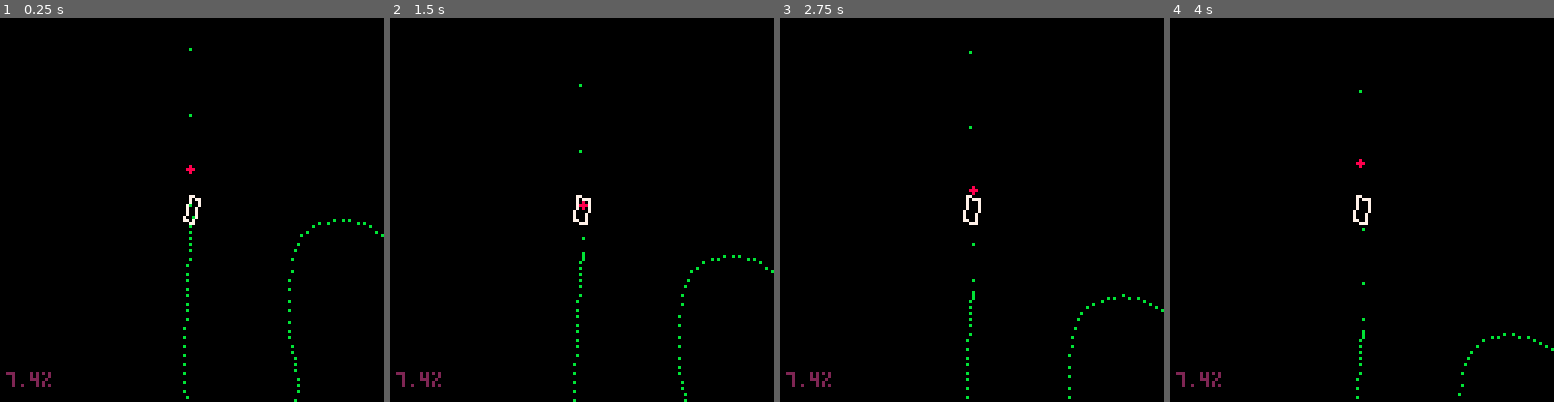
Above: before the commit, frames 1-4 (left to right).
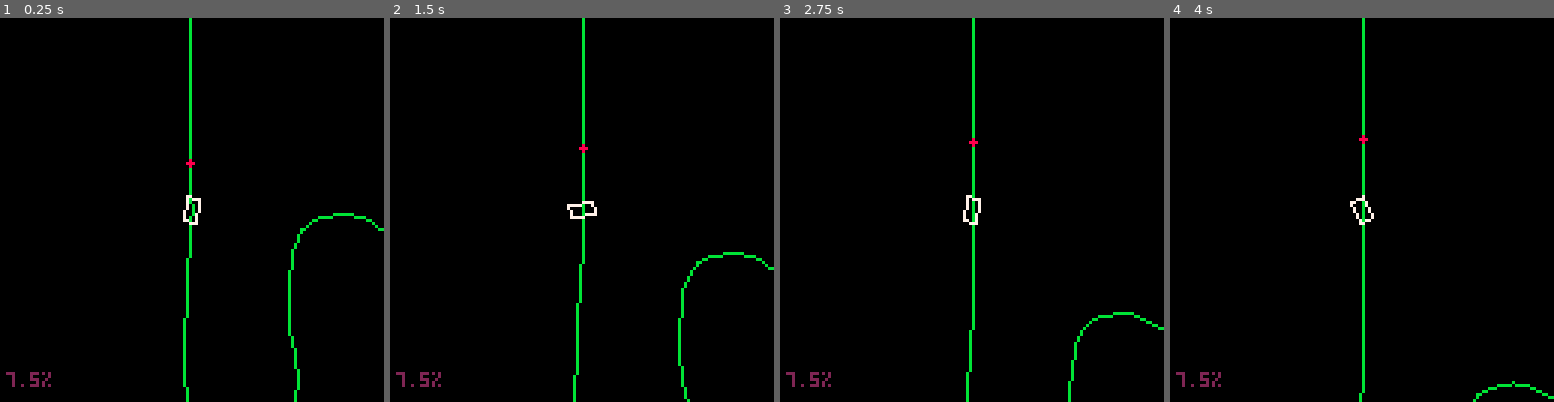
Above: after the commit, the same moments.

Repository: freds72/virtua-on
Game: PICO-8 cartridge carts/physics.p8
Two runs of this game, one before a commit and one after it. Both use one fixed random seed, a clock stepped at 60 frames per second and the inputs below.
Inputs:
- Up to frame 1 (0.25 s): no input
- Up to frame 2 (1.5 s): no input
- Up to frame 3 (2.75 s): hold Right 1.6-2.1 s; hold Up 2.15-2.42 s; hold Right from 2.47 s (still down)
- Up to frame 4 (4 s): release Right at 3.03 s; hold Left 3.08-3.58 s

The runs differ from the first frame. In frame 1, 1.4% of the frame differs, in the area x 7-100%, y 0-100%; in frame 2, 1.4%; in frame 3, 1.2%; in frame 4, 1.3%.

Commit message:
simplified npc physic (almost stable)

Diff:
--- a/carts/physics.p8
+++ b/carts/physics.p8
@@ -316,6 +316,12 @@
 	v[2]*=scale
 	v[3]*=scale
 end
+function v_clamp(v,l)
+	local d=v_dot(v,v)
+	if d>l*l then
+		v_scale(v,l/sqrt(d))
+	end
+end
 function v_add(v,dv,scale)
 	scale=scale or 1
 	v[1]+=scale*dv[1]
@@ -502,9 +508,12 @@
 			return to_v(checkpoint)
 		end,
 		draw=function(self)
-			for i=0,n-1 do
+			local x0,y0=cam:project(to_v(0))
+			local x1,y1=cam:project(to_v(1))
+			line(x0,y0,x1,y1,11)
+			for i=2,n-1 do
 				local x,y=cam:project(to_v(i))
-				pset(x,y,11)
+				line(x,y)
 			end
 			local x,y=cam:project(to_v(checkpoint))
 			circfill(x,y,1,8)
@@ -705,32 +714,12 @@
 	local velocity,angularv={0,0,0},0
 	local forces,torque={0,0,0},0
 
-	local area=0
-	local i=0
-	local inv3=1/3
-
 	local v={
 		{-1,0,2},
 		{1,0,2},
 		{1,0,-2},
 		{-1,0,-2}
 	}
-	for k=0,#v-1 do
-		-- triangle vertices, third vertex implied as (0, 0)
-		local v1,v2=v[k%#v+1],v[(k+1)%#v+1]
-		local d=-v2_cross(v1,v2)
-		local tarea=0.5*d
-		area+=tarea
-
-		local x,z=v1[1]*v1[1]+v2[1]*v1[1]+v2[1]*v2[1],v1[3]*v1[3]+v2[3]*v1[3]+v2[3]*v2[3]
-		i+=0.25*inv3*d*(x+z)
-	end
-
-	-- physic body
-	local mass=density*area
-	local inv_mass=1/mass
-	i*=density
-	local inv_i=1/i
 
 	return {
 		pos=v_clone(p),
@@ -766,6 +755,7 @@
 			end
 		end,
 		apply_force=function(self,f,p)
+			--[[
 			local x0,y0=cam:project(p)
 			circfill(x0,y0,2,12)
 			vf=v_clone(p)
@@ -773,30 +763,31 @@
 			local x1,y1=cam:project(vf)
 			line(x0,y0,x1,y1,12)
 			flip()
+			]]
 
 			v_add(forces,f)
 			torque+=v2_cross(make_v(self.pos,p),f)
 		end,
 		apply_impulse=function(self,f,p)
 			v_add(velocity,f,inv_mass)
-			angularv+=inv_i*v2_cross(make_v(self.pos,p),f)
-			angularv=mid(angularv,-1,1)
-		end,
-		integrate_forces=function(self,dt)
-			v_add(velocity,forces,inv_mass*dt*0.5)
-			angularv+=torque*inv_i*dt*0.5
+			angularv=mid(angularv+v2_cross(make_v(self.pos,p),f),-1,1)
+		end,
+		integrate_forces=function(self)
+			v_add(velocity,forces,0.5)
+			angularv=mid(angularv+torque*0.5,-1,1)
 			-- apply some damping
 			angularv*=0.92
+			v_scale(velocity,0.97)
 			-- some friction
-			v_add(velocity,velocity,-0.02*v_dot(velocity,velocity))
-		end,
-		integrate_v=function(self,dt)
+			-- v_add(velocity,velocity,-0.02*v_dot(velocity,velocity))
+		end,
+		integrate_v=function(self)
 		 	-- update pos & orientation
-			v_add(self.pos,velocity,dt)
-			angle+=dt*angularv
+			v_add(self.pos,velocity)
+			angle+=angularv
 			self.m=make_m_from_euler(0,angle,0)
 
-			self:integrate_forces(dt)
+			self:integrate_forces()
 		end,
 		reset=function(self)
 			forces,torque={0,0,0},0
@@ -807,14 +798,14 @@
 			v_add(p,m_fwd(self.m),1)
 
 			-- get target point
-			local target=track:update(p,4)
+			local target=track:update(p,24)
 			local f=make_v(p,target)
-			v_scale(f,8)
+			v_clamp(f,0.02)
 			-- todo: clamp
 
 
 			-- steer toward track
-			self:apply_impulse(f,p)
+			self:apply_force(f,p)
 		end
 	}
 end
@@ -838,7 +829,7 @@
 
 	for _,npc in pairs(npcs) do
 		npc:update()
-		npc:integrate_v(1/30)
+		npc:integrate_v()
 		npc:reset()
 	end
 end
